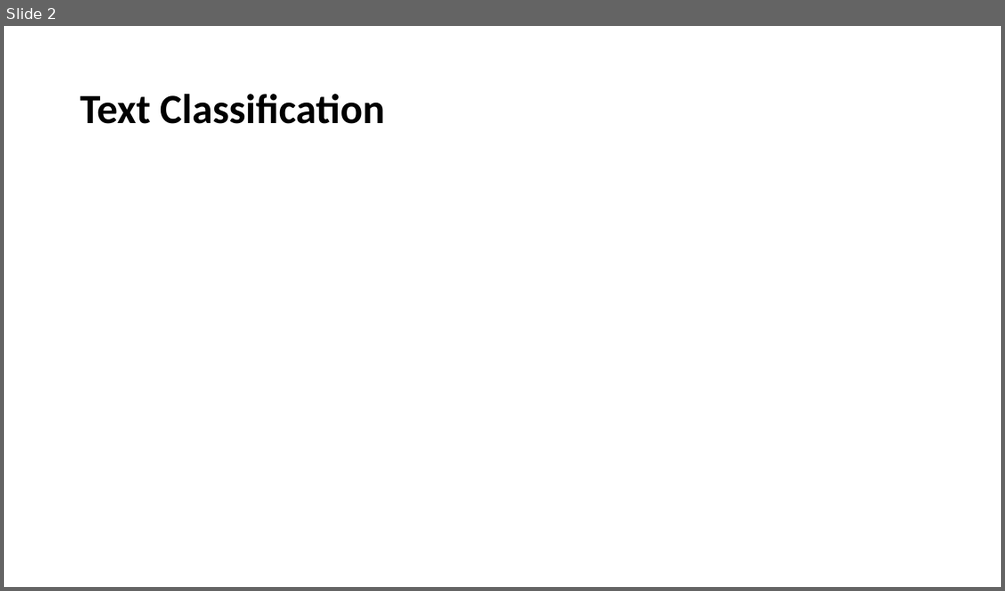
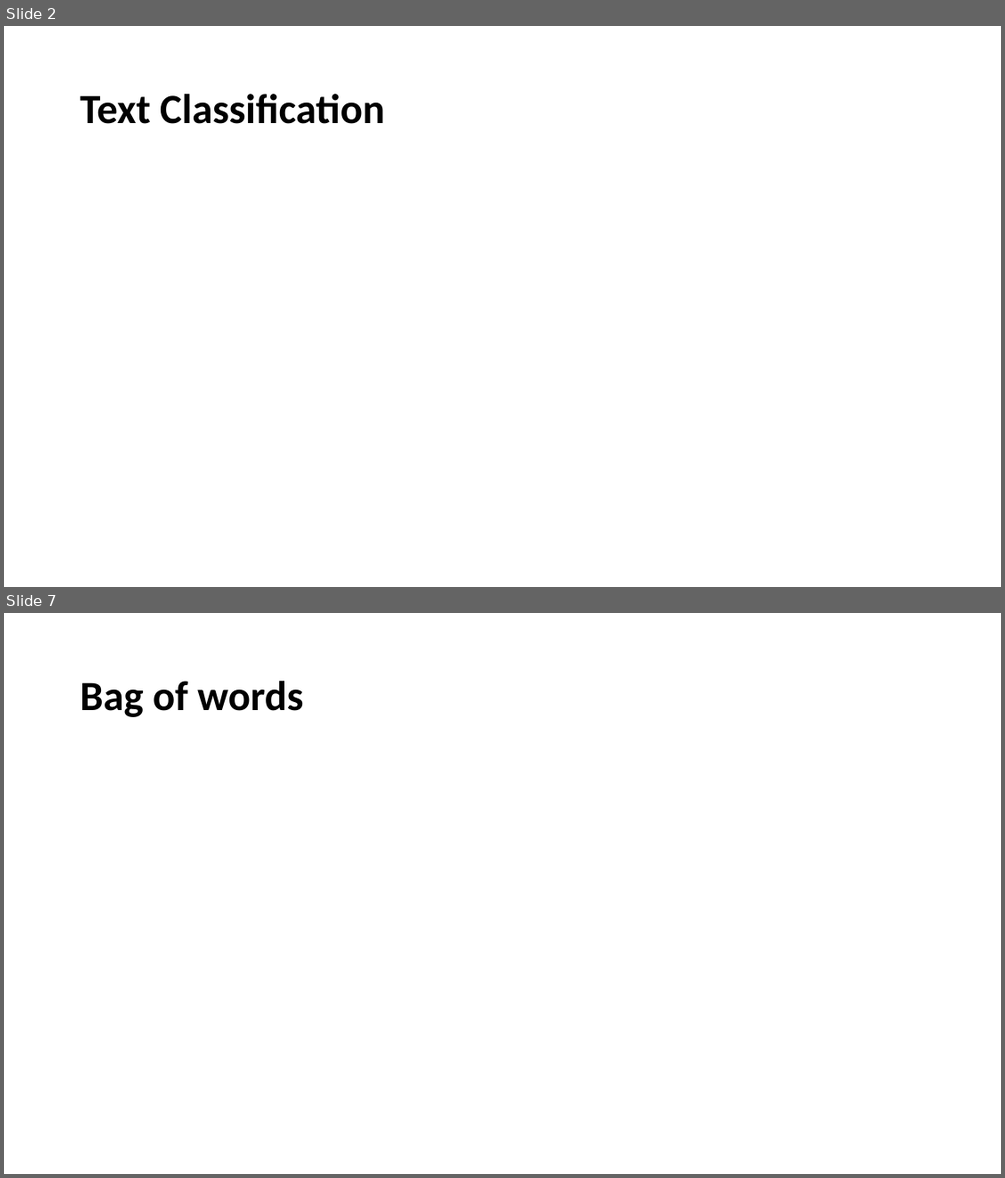
Before and after one commit to YeabinMoonEcon/BUS211, a slide deck: BUS243_NLP/lecture_notes/Lecture2.pptx. Shown one above the other, each under a label of ours: slide 2 before the commit, slides 2 and 7 after it; the slides between them are not shown. The pictures are 1005x591 and 1005x1178 pixels, drawn with LibreOffice and Linux fonts; fonts in the diff are those of the drawing; grey boxes stand for pictures. Boxes give left, top, right and bottom in pixels: in the first picture for what was removed or moved away, otherwise in the second. Text is boxed around its words. In the diff, an @@ line names an element or a change of style, - is before the commit and + after.

```diff
--- a/BUS243_NLP/lecture_notes/Lecture2.pptx
+++ b/BUS243_NLP/lecture_notes/Lecture2.pptx
@@ slide 7 added at (4,613,1001,1174), background #FFFFFF @@
@@ title added at (80,681,303,717), 40 pt, text #000000, bold @@
+Bag of words
```
Also in this commit, not shown: 1 slide changed, 8 other slides added, 1 other file.
